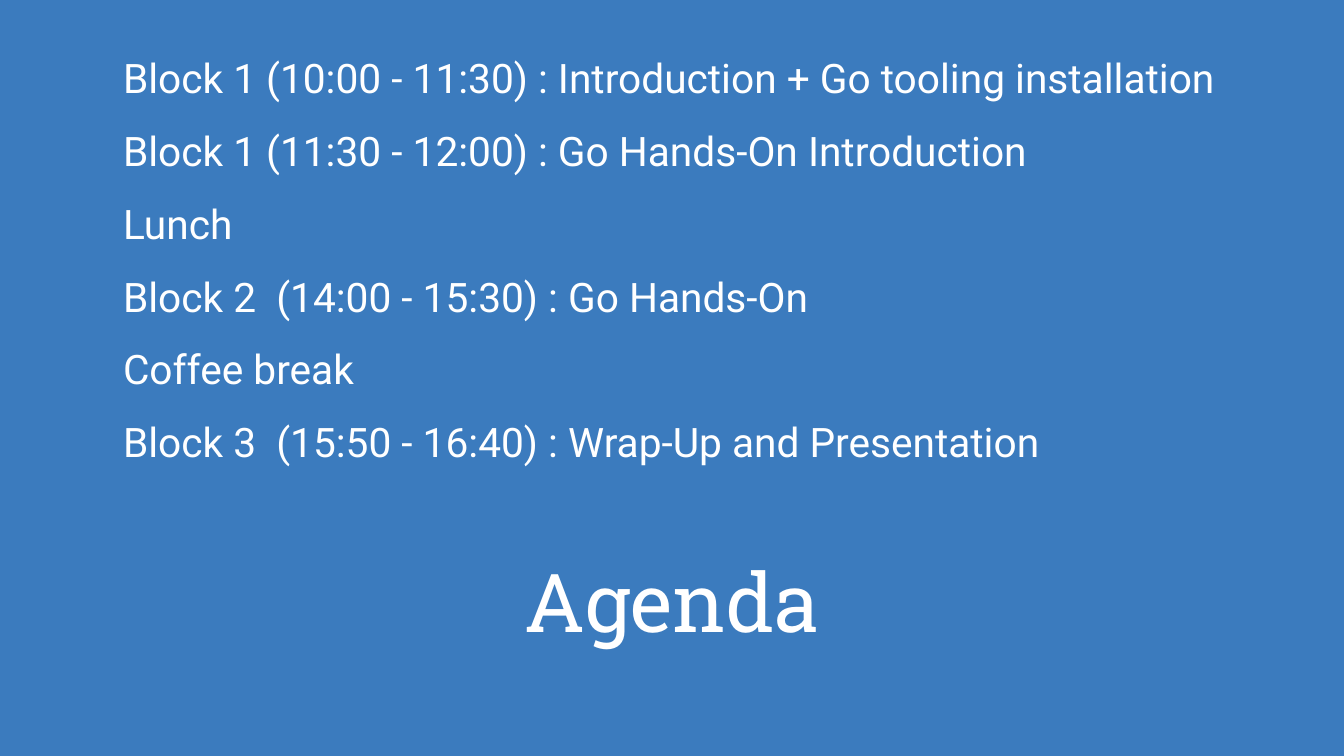
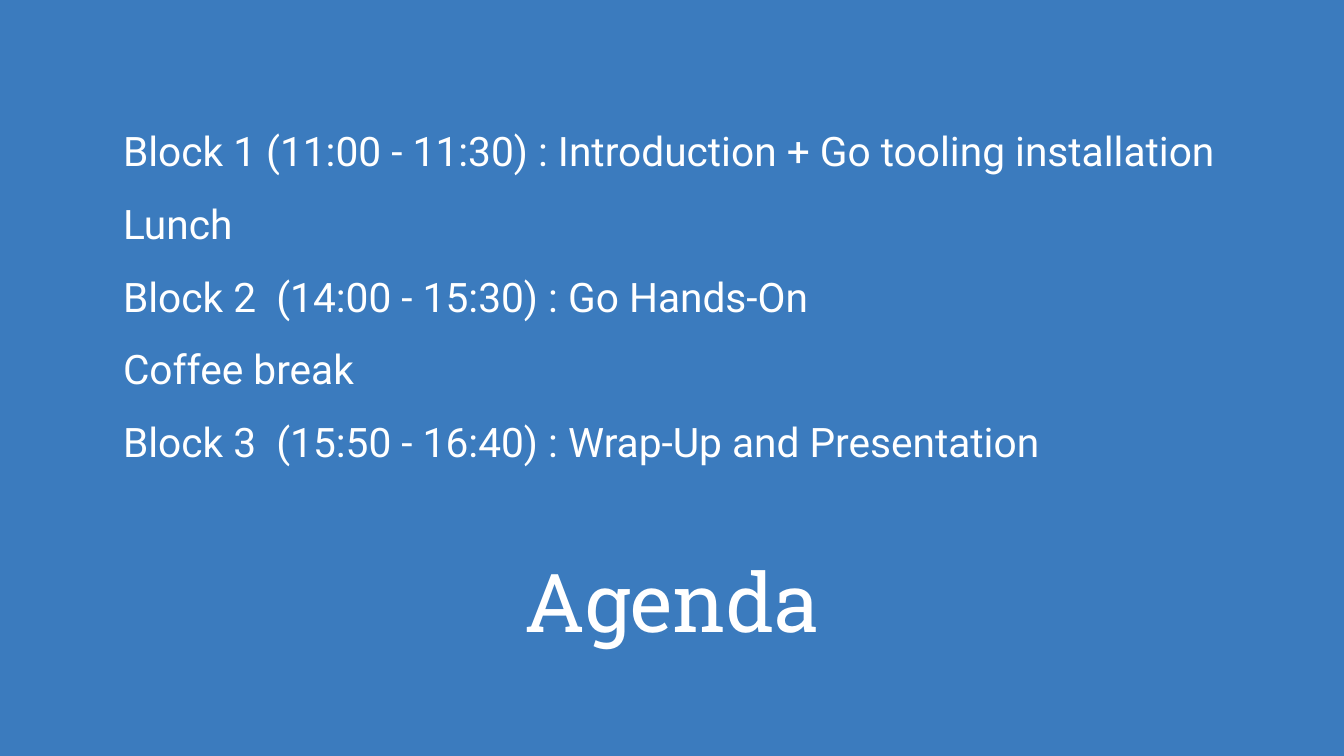
Before and after one commit to KeeTraxx/pitc-go-workshop, a slide deck: slide 4 of pitc-go-workshop.odp. Drawn at 1344x756 pixels with LibreOffice and Linux fonts; fonts in the diff are those of the drawing; background and template pictures are left out. Boxes give left, top, right and bottom in pixels: in the first picture for what was removed or moved away, otherwise in the second. Text is boxed around its words. In the diff, an @@ line names an element or a change of style, - is before the commit and + after.

```diff
--- a/pitc-go-workshop.odp
+++ b/pitc-go-workshop.odp
@@ text at (123,133,1214,175): text changed @@
-Block 1 (10:00 - 11:30) : Introduction + Go tooling installation
-Block 1 (11:30 - 12:00) : Go Hands-On Introduction
+Block 1 (11:00 - 11:30) : Introduction + Go tooling installation
```
Also in this commit, not shown: 2 other slides changed, 1 other file.
